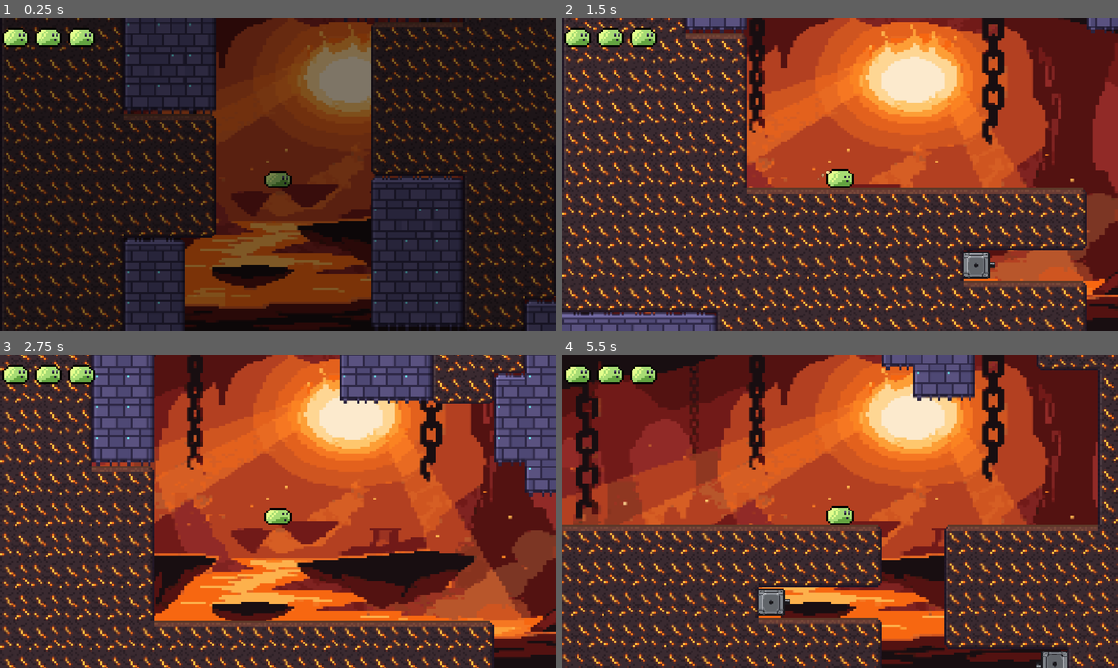
Above: before the commit, frames 1-4 (two rows, left to right).
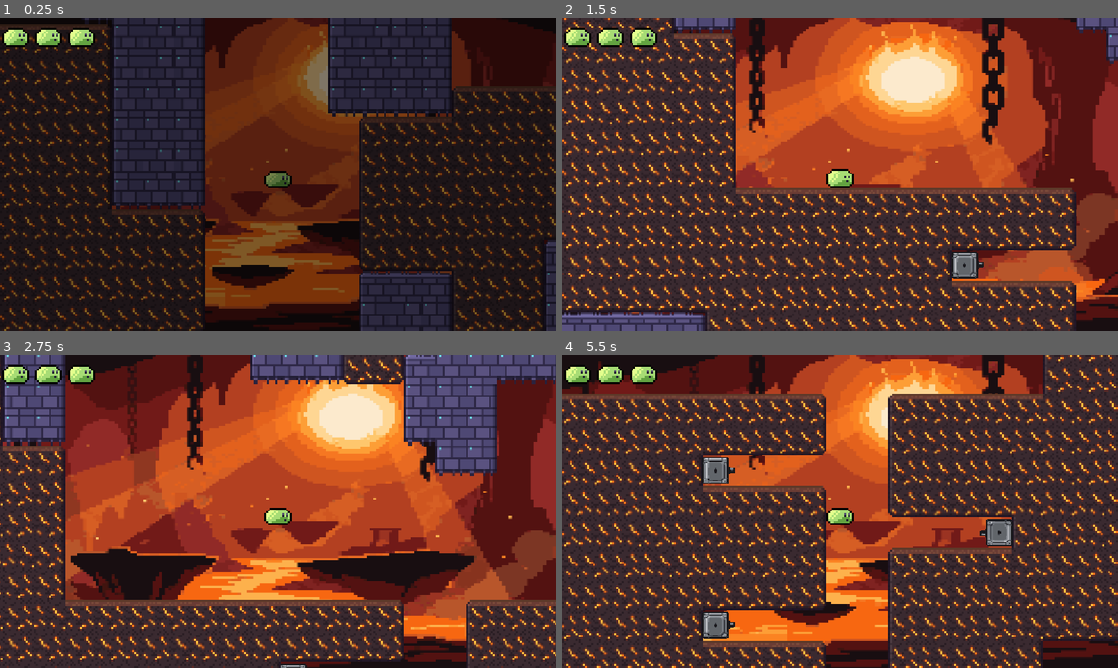
Above: after the commit, the same moments.

Repository: Trash-and-Co/bounce-back
Game: Godot game, scene res://scenes/levels/lavaDepths/hell.tscn
Same seed, same stepped clock (60 frames per second), same inputs: the game is played once before the commit and once after it. This scene is started directly instead of the project's main scene.
Inputs (mouse positions are in pixels of both pictures, inside the frame that each line leads up to):
- Up to frame 1 (0.25 s): no input
- Up to frame 2 (1.5 s): move the mouse to (962, 158) at 0.52 s; click (962, 158) at 0.67 s; drag from (728, 190) to (812, 237) at 1.27 s
- Up to frame 3 (2.75 s): move the mouse to (333, 442) at 2.02 s; click (333, 442) at 2.17 s
- Up to frame 4 (5.5 s): drag from (812, 574) to (673, 464) at 2.77 s; move the mouse to (1006, 558) at 3.52 s; click (1006, 558) at 3.67 s; drag from (673, 464) to (756, 433) at 4.27 s; move the mouse to (867, 511) at 5.02 s; click (867, 511) at 5.17 s

The runs differ from the first frame. In frame 1, 30% of the frame differs, in the area x 0-100%, y 0-100%; in frame 2, 23%; in frame 3, 41%; in frame 4, 61%.

Commit message:
ending transition main menu

Diff:
--- a/scenes/levels/castleOfDespair/stage3EntranceToLavaDepths.tscn
+++ b/scenes/levels/castleOfDespair/stage3EntranceToLavaDepths.tscn
@@ -9,21 +9,21 @@
 [ext_resource type="PackedScene" uid="uid://dl7kqpfvinyc8" path="res://enemies/cannon/cannon.tscn" id="7_v6a5q"]
 [ext_resource type="PackedScene" uid="uid://c7h32g5xrtmlf" path="res://enemies/spike/spike.tscn" id="8_t6i05"]
 [ext_resource type="Texture2D" uid="uid://djeprtg5flydd" path="res://assets/items/08.png" id="9_nt01p"]
+[ext_resource type="PackedScene" uid="uid://j8h0x4k13qop" path="res://enemies/deathTrigger/deathTrigger.tscn" id="9_v6a5q"]
 [ext_resource type="Script" uid="uid://cyh4h3ptm0r3b" path="res://ui/letter.gd" id="10_hyjvm"]
 [ext_resource type="FontFile" uid="uid://4fox4h7hggqn" path="res://assets/fonts/Pixel Intv.otf" id="11_f6noa"]
-[ext_resource type="PackedScene" uid="uid://j8h0x4k13qop" path="res://enemies/deathTrigger/deathTrigger.tscn" id="9_v6a5q"]
 
 [sub_resource type="RectangleShape2D" id="RectangleShape2D_v2dnw"]
 size = Vector2(14, 71.666626)
 
-[node name="Stage2Spike" type="Node2D" unique_id=965111673]
+[node name="Stage2Spike2" type="Node2D" unique_id=965111673]
 
 [node name="TileMapLayer" type="TileMapLayer" parent="." unique_id=350018875]
 tile_map_data = PackedByteArray("AAAXAAoAAAAIAAAAAAAXAAkAAAAFAAAAAAAXAAgAAAACAAAAAAAWAAoAAAAHAAAAAAAWAAkAAAAMAAAAAAAWAA …(135968 unchanged characters)…
 tile_set = ExtResource("1_s4jsk")
 
 [node name="Player" parent="." unique_id=2115439458 instance=ExtResource("2_6tc1s")]
-position = Vector2(576, 480)
+position = Vector2(591, 480)
 
 [node name="Background" parent="Player/Camera2D" parent_id_path=PackedInt32Array(2115439458, 1896346191) index="0" unique_id=417367645]
 position = Vector2(11.66626, -4.5)
--- a/scenes/levels/lavaDepths/hell.tscn
+++ b/scenes/levels/lavaDepths/hell.tscn
@@ -3,13 +3,18 @@
 [ext_resource type="TileSet" uid="uid://dm6tw6msia23m" path="res://assets/tilesets/tilesMain.tres" id="1_2tag2"]
 [ext_resource type="PackedScene" uid="uid://dc5w5nvp1r8mx" path="res://player/player.tscn" id="2_y4qqs"]
 [ext_resource type="Texture2D" uid="uid://bgiqdsk8hoahm" path="res://assets/SlimePlatformerAssets/Backgrounds/04_pyreheart.png" id="3_xh3kv"]
-[ext_resource type="Script" uid="uid://d1ad5miwgot7f" path="res://objects/hud/hud.gd" id="4_6tbew"]
+[ext_resource type="Script" uid="uid://d1ad5miwgot7f" path="res://ui/hud/hud.gd" id="4_6tbew"]
 [ext_resource type="Texture2D" uid="uid://3bw2ykdm8cj7" path="res://assets/SlimePlatformerAssets/SlimeIdle/slimeIdle1.png" id="5_xh3kv"]
 [ext_resource type="PackedScene" uid="uid://cuhxkjcj3memu" path="res://objects/checkpoint/checkpoint.tscn" id="6_1tg8c"]
 [ext_resource type="PackedScene" uid="uid://cgomkkkcqaqpk" path="res://objects/toggleSwitch/toggleSwitch.tscn" id="7_gtr4s"]
 [ext_resource type="PackedScene" uid="uid://dl7kqpfvinyc8" path="res://enemies/cannon/cannon.tscn" id="8_6tbew"]
 [ext_resource type="PackedScene" uid="uid://j8h0x4k13qop" path="res://enemies/deathTrigger/deathTrigger.tscn" id="9_xh3kv"]
 [ext_resource type="PackedScene" uid="uid://c7h32g5xrtmlf" path="res://enemies/spike/spike.tscn" id="10_1tg8c"]
+[ext_resource type="Texture2D" uid="uid://djeprtg5flydd" path="res://assets/items/08.png" id="11_1qxg6"]
+[ext_resource type="Script" uid="uid://cyh4h3ptm0r3b" path="res://ui/letter.gd" id="12_thae6"]
+[ext_resource type="FontFile" uid="uid://4fox4h7hggqn" path="res://assets/fonts/Pixel Intv.otf" id="13_ox0mb"]
+
+[sub_resource type="CircleShape2D" id="CircleShape2D_o13uq"]
 
 [node name="Stage2Spike" type="Node2D" unique_id=965111673]
 
@@ -18,7 +23,7 @@
 tile_set = ExtResource("1_2tag2")
 
 [node name="Player" parent="." unique_id=2115439458 instance=ExtResource("2_y4qqs")]
-position = Vector2(512, -416)
+position = Vector2(536, -613)
 
 [node name="Background" parent="Player/Camera2D" parent_id_path=PackedInt32Array(2115439458, 1896346191) index="0" unique_id=417367645]
 position = Vector2(-5.222229, 5)
@@ -253,5 +258,44 @@
 [node name="Spike23" parent="." unique_id=281615138 instance=ExtResource("10_1tg8c")]
 position = Vector2(1184, 1568)
 
+[node name="Letter" type="Sprite2D" parent="." unique_id=1571400648]
+texture_filter = 1
+position = Vector2(9821, 4096)
+scale = Vector2(3, 3)
+texture = ExtResource("11_1qxg6")
+script = ExtResource("12_thae6")
+letter_font = ExtResource("13_ox0mb")
+message = "Hey buddy!
+
+You did it! Thank you for freeing me! I was starting to think I'll melt!
+
+You came all this way just to help me. I owe you one.
+
+Your pal,
+Bob"
+next_scene = "uid://b5enshmjekrmf"
+close_text = "No problem!"
+
+[node name="Area2D" type="Area2D" parent="Letter" unique_id=839585335]
+texture_filter = 1
+
+[node name="CollisionShape2D" type="CollisionShape2D" parent="Letter/Area2D" unique_id=589998546]
+shape = SubResource("CircleShape2D_o13uq")
+
+[node name="CanvasLayer" type="CanvasLayer" parent="Letter" unique_id=1817265647]
+
+[node name="Dialogue" type="PanelContainer" parent="Letter/CanvasLayer" unique_id=700491051]
+offset_right = 40.0
+offset_bottom = 40.0
+
+[node name="VBoxContainer" type="VBoxContainer" parent="Letter/CanvasLayer/Dialogue" unique_id=2009928812]
+layout_mode = 2
+
+[node name="Text" type="Label" parent="Letter/CanvasLayer/Dialogue/VBoxContainer" unique_id=2052288731]
+layout_mode = 2
+
+[node name="Continue" type="Button" parent="Letter/CanvasLayer/Dialogue/VBoxContainer" unique_id=1529380146]
+layout_mode = 2
+
 [editable path="Player"]
 [editable path="DeathTrigger"]
--- a/ui/letter.gd
+++ b/ui/letter.gd
@@ -10,6 +10,8 @@
 @onready var dialogue: PanelContainer = $CanvasLayer/Dialogue
 @onready var text_label: Label = $CanvasLayer/Dialogue/VBoxContainer/Text
 @onready var continue_button: Button = $CanvasLayer/Dialogue/VBoxContainer/Continue
+@export_file("*.tscn") var next_scene: String = ""
+@export var close_text: String = "Put away"
 
 var elapsed: float = 0.0
 var original_offset_y: float
@@ -67,7 +69,7 @@
 	text_label.add_theme_constant_override("line_spacing", 4)
 	text_label.text = message
 
-	continue_button.text = "Put away"
+	continue_button.text = close_text
 	continue_button.size_flags_horizontal = Control.SIZE_SHRINK_END
 	continue_button.mouse_default_cursor_shape = Control.CURSOR_POINTING_HAND
 	continue_button.add_theme_font_size_override("font_size", 18)
@@ -181,3 +183,6 @@
 	dialogue.hide()
 	shade.hide()
 	get_tree().paused = false
+
+	if not next_scene.is_empty():
+		StageTransition.go_to_scene(next_scene, 0.0)
